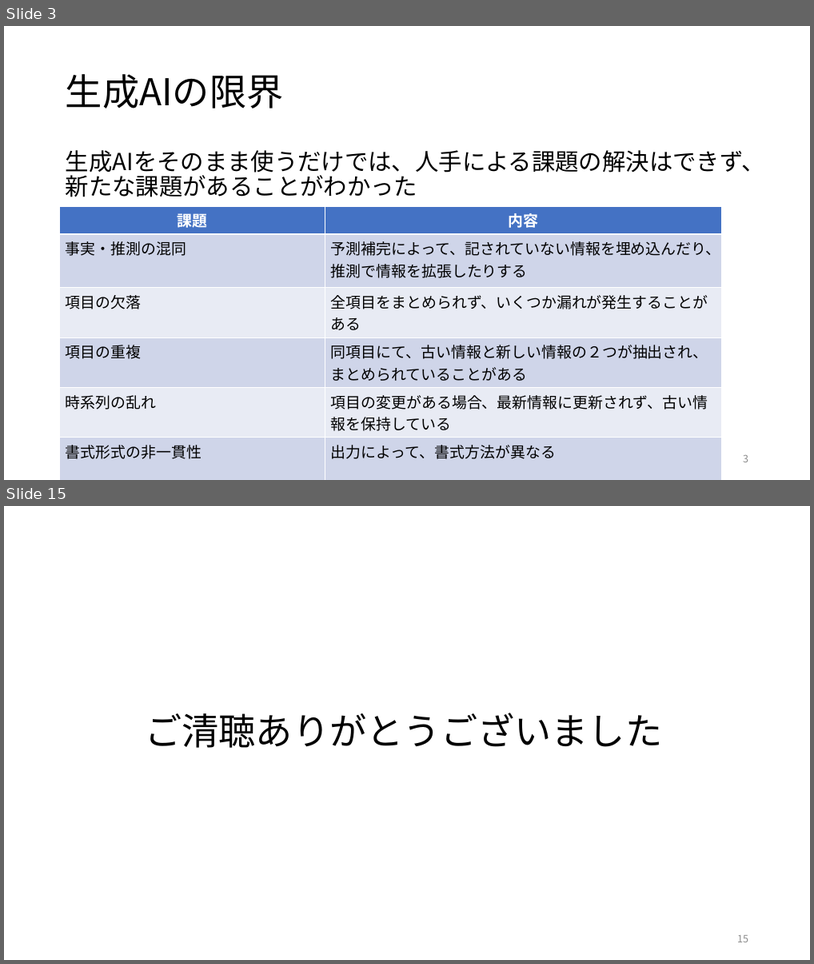
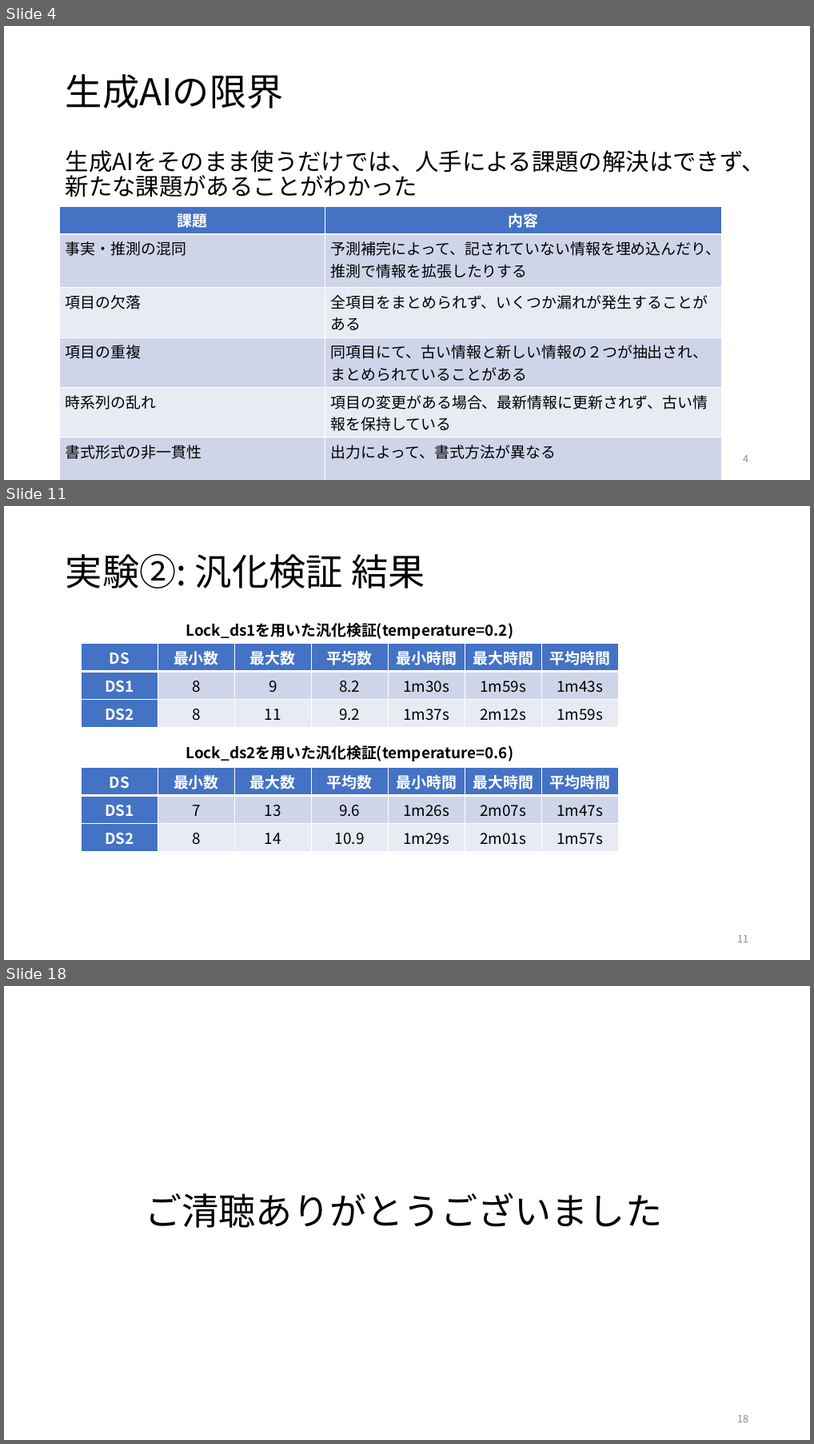
Before and after one commit to RyutoIida/edu, a slide deck: paper/卒論.pptx. Shown one above the other, each under a label of ours: slides 3 and 15 before the commit, slides 4, 11 and 18 after it; the slides between them are not shown. The pictures are 814x964 and 814x1444 pixels, drawn with LibreOffice and Linux fonts; fonts in the diff are those of the drawing. Boxes give left, top, right and bottom in pixels: in the first picture for what was removed or moved away, otherwise in the second. Text is boxed around its words. In the diff, an @@ line names an element or a change of style, - is before the commit and + after.

```diff
--- a/paper/卒論.pptx
+++ b/paper/卒論.pptx
@@ slide 11 added at (x1=4, y1=506, x2=810, y2=960), background #FFFFFF @@
@@ title added at (x1=66, y1=554, x2=425, y2=588), 44 pt, text #000000 @@
+実験②: 汎化検証 結果
@@ text added at (x1=186, y1=623, x2=514, y2=639), 18 pt, text #000000, bold @@
+Lock_ds1を用いた汎化検証(temperature=0.2)
@@ table added at (x1=81, y1=644, x2=618, y2=724), 3 rows, 7 columns @@
+DS | 最小数 | 最大数 | 平均数 | 最小時間 | 最大時間 | 平均時間
+DS1 | 8 | 9 | 8.2 | 1m30s | 1m59s | 1m43s
+DS2 | 8 | 11 | 9.2 | 1m37s | 2m12s | 1m59s
@@ text added at (x1=186, y1=745, x2=514, y2=761), 18 pt, text #000000, bold @@
+Lock_ds2を用いた汎化検証(temperature=0.6)
@@ table added at (x1=81, y1=768, x2=618, y2=848), 3 rows, 7 columns @@
+DS | 最小数 | 最大数 | 平均数 | 最小時間 | 最大時間 | 平均時間
+DS1 | 7 | 13 | 9.6 | 1m26s | 2m07s | 1m47s
+DS2 | 8 | 14 | 10.9 | 1m29s | 2m01s | 1m57s
@@ page number added at (x1=738, y1=935, x2=749, y2=942), 12 pt, text #8C8C8C @@
+11
@@ what was slide 3 is now slide 4 @@
@@ page number at (x1=743, y1=455, x2=749, y2=462): text changed @@
-3
+4
@@ what was slide 15 is now slide 18 @@
@@ page number at (x1=738, y1=1415, x2=749, y2=1422): text changed @@
-15
+18
```
Also in this commit, not shown: 8 slides changed, 6 other slides added, 4 slides removed.
